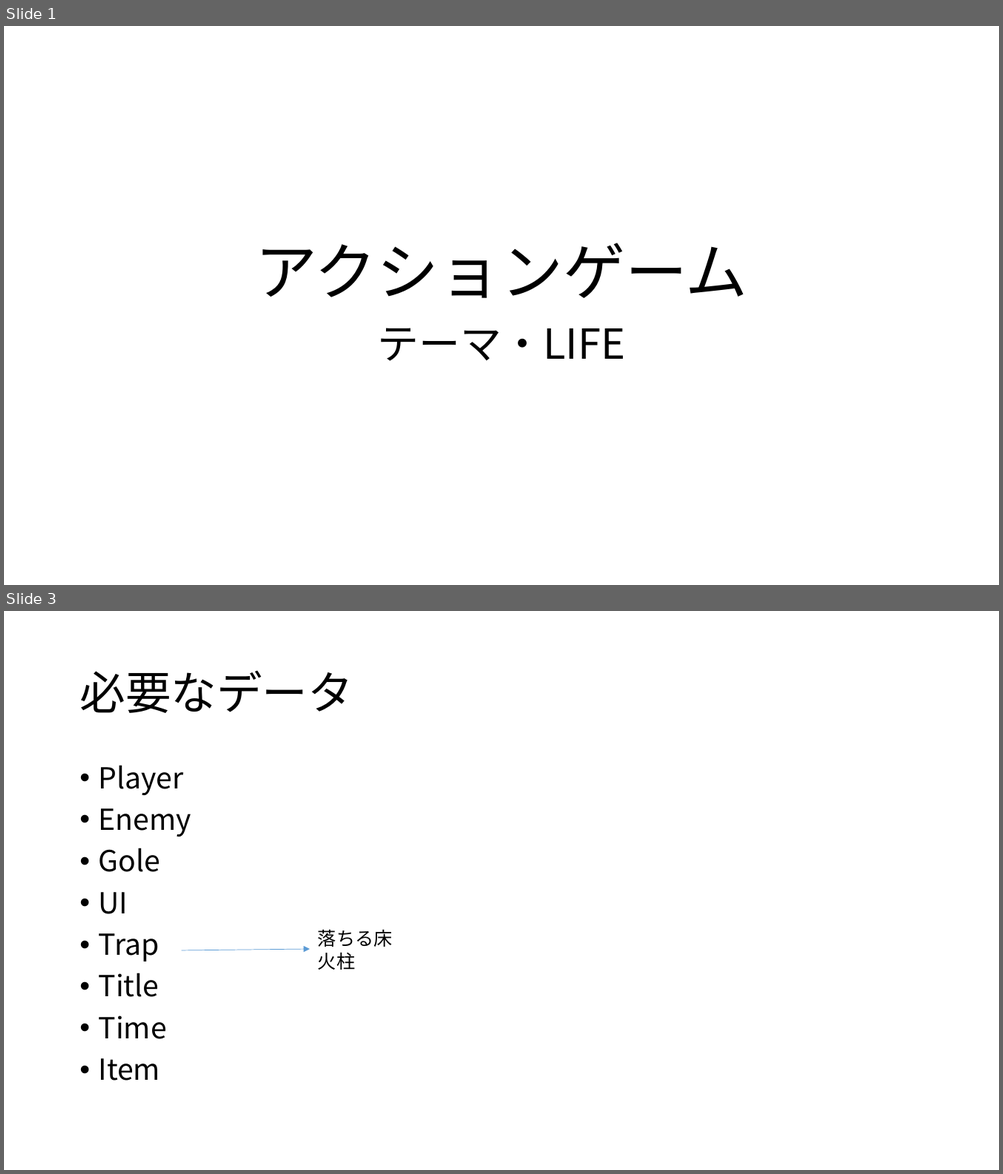
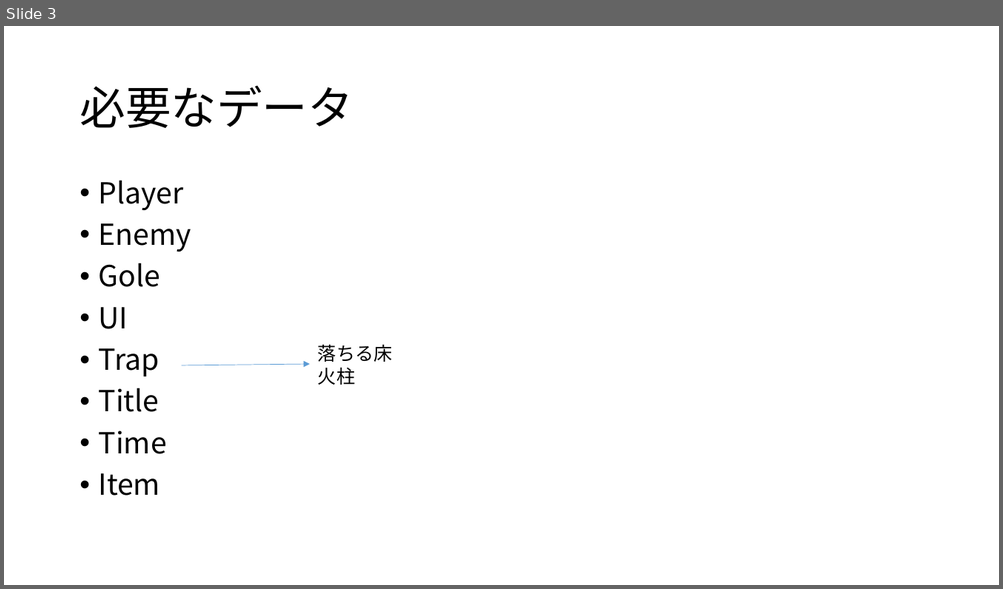
Before and after one commit to rinne-9029/Action1, a slide deck: 個人製作(テーマ・LIFE).pptx. Shown one above the other, each under a label of ours: slides 1 and 3 before the commit, slide 3 after it; the slides between them are not shown. The pictures are 1003x1174 and 1003x589 pixels, drawn with LibreOffice and Linux fonts; fonts in the diff are those of the drawing. Boxes give left, top, right and bottom in pixels: in the first picture for what was removed or moved away, otherwise in the second. Text is boxed around its words. In the diff, an @@ line names an element or a change of style, - is before the commit and + after.

```diff
--- a/個人製作(テーマ・LIFE).pptx
+++ b/個人製作(テーマ・LIFE).pptx
@@ slide 1 removed at <box>4,26,999,585</box>, background #FFFFFF @@
@@ title removed at <box>255,243,747,298</box> @@
-アクションゲーム
@@ subtitle removed at <box>378,328,625,361</box> @@
-テーマ・LIFE
```
Also in this commit, not shown: 1 slide changed, 1 slide added, 16 other files.
